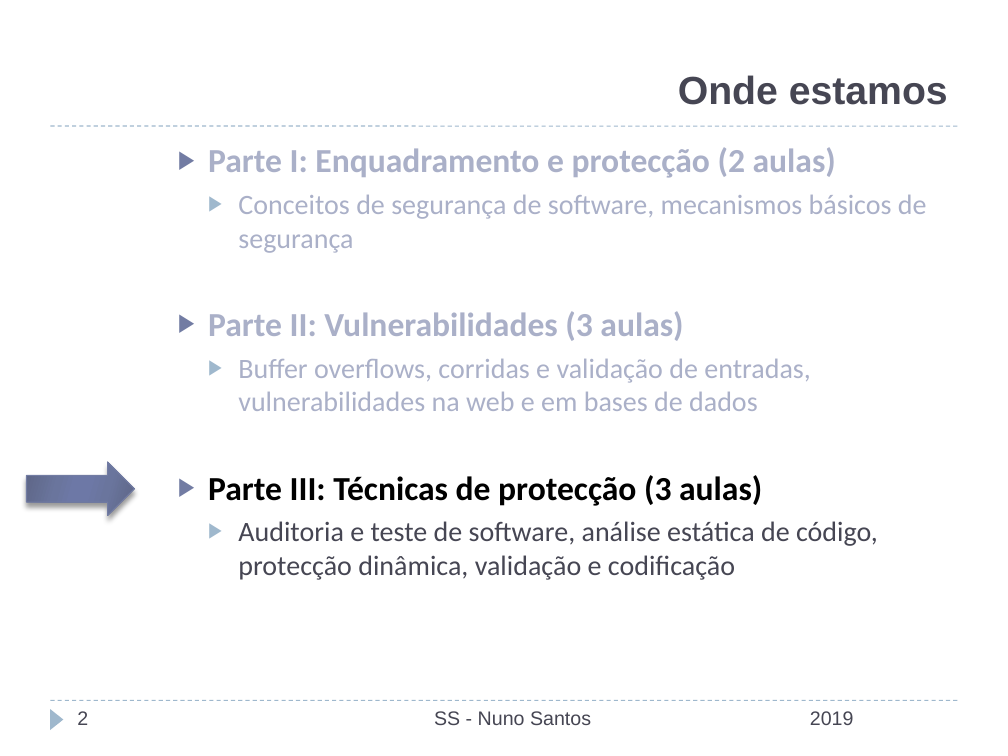
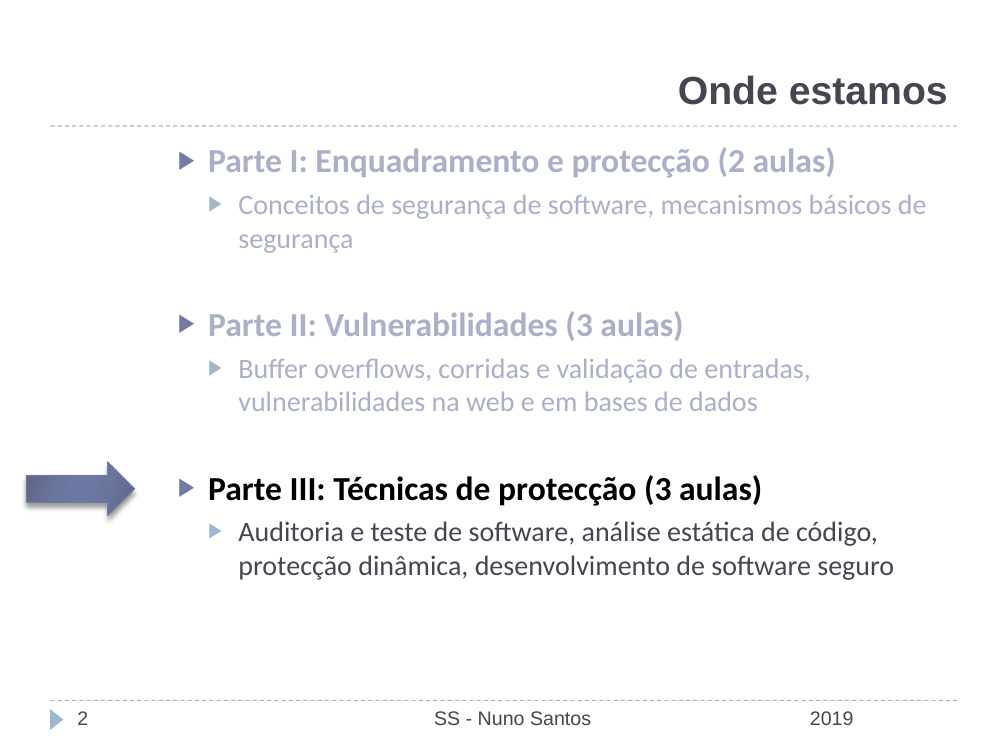
Before and after one commit to nuno-santos/acite2019, a slide deck: slide 2 of teoricas/acite2019-06-auditoria_teste.pptx. Drawn at 1008x756 pixels with LibreOffice and Linux fonts; fonts in the diff are those of the drawing; background and template pictures are left out. Boxes give left, top, right and bottom in pixels: in the first picture for what was removed or moved away, otherwise in the second. Text is boxed around its words. In the diff, an @@ line names an element or a change of style, - is before the commit and + after.

```diff
--- a/teoricas/acite2019-06-auditoria_teste.pptx
+++ b/teoricas/acite2019-06-auditoria_teste.pptx
@@ text at bbox=[238, 521, 894, 580]: text changed @@
-  ▶ Auditoria e teste de software, análise estática de código, protecção dinâmica, validação e codificação
+  ▶ Auditoria e teste de software, análise estática de código, protecção dinâmica, desenvolvimento de software seguro
```
Also in this commit, not shown: 16 other slides changed, 2 slides added, 2 slides removed, 2 other files.
